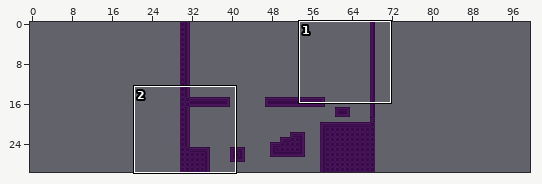
Tiled map (JSON), stored at rooms/level_1.tmj. Above, an overview of the earlier version with the close-up marked.
Close-up. As it was:
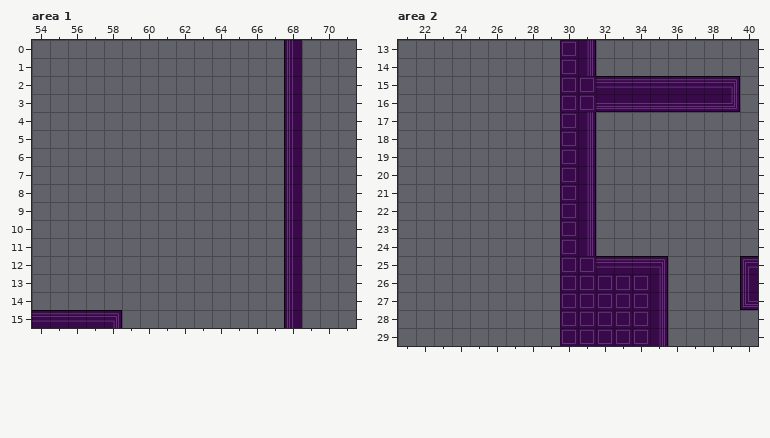
Cells are 128x128 px. Shown: area 1 x 54..71, y 0..15; area 2 x 21..40, y 13..29. The commit also changed other parts of the map, which this record leaves out. The old version is drawn lined up with the new one.
After:
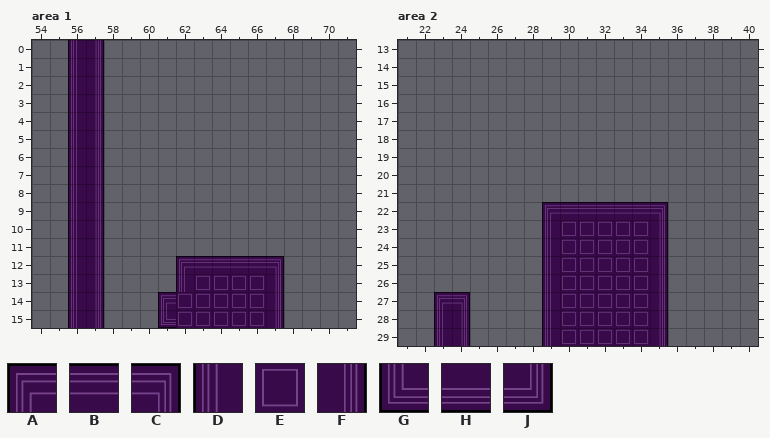
Key: from "wall_set": A 0, B 1, C 2, D 3, E 4, F 5, G 6, H 7, J 8.
_ is an empty cell, . an unchanged one.
What changed:
map size 39x30 -> 100x30 cells (old content now starts at 30,0; both pictures use the new coordinates)
--- layer "Tile Layer 1", area 1
@@ x 54..68 @@
- 0 ..__..........D
- 1 ..__..........D
- 2 ..__..........D
- 3 ..__..........D
- 4 ..__..........D
- 5 ..__..........D
- 6 ..__..........D
- 7 ..__..........D
- 8 ..__..........D
- 9 ..__..........D
-10 ..__..........D
-11 ..__..........D
-12 ..__....______D
-13 ..__....______D
-14 ..__..._______D
-15 BBBBC.._______D
+ 0 ..DF.........._
+ 1 ..DF.........._
+ 2 ..DF.........._
+ 3 ..DF.........._
+ 4 ..DF.........._
+ 5 ..DF.........._
+ 6 ..DF.........._
+ 7 ..DF.........._
+ 8 ..DF.........._
+ 9 ..DF.........._
+10 ..DF.........._
+11 ..DF.........._
+12 ..DF....ABBBBC_
+13 ..DF....DEEEEF_
+14 ..DF...AEEEEEF_
+15 __DF_..GEEEEEF_
--- layer "Tile Layer 1", area 2
@@ x 23..40 @@
-13 .......EF.........
-14 .......EF.........
-15 .......EEBBBBBBBC.
-16 .......EEHHHHHHHJ.
-17 .......EF.........
-18 .......EF.........
-19 .......EF.........
-20 .......EF.........
-21 .......EF.........
-22 ......_EF____.....
-23 ......_.F____.....
-24 ......_.F____.....
-25 ......_..BBBC....A
-26 ......_..........D
-27 __...._..........G
-28 __...._...........
-29 __...._...........
+13 .......__.........
+14 .......__.........
+15 .......__________.
+16 .......__________.
+17 .......__.........
+18 .......__.........
+19 .......__.........
+20 .......__.........
+21 .......__.........
+22 ......ABBBBBC.....
+23 ......D.EEEEF.....
+24 ......D.EEEEF.....
+25 ......D..EEEF...._
+26 ......D.........._
+27 AC....D.........._
+28 DF....D...........
+29 DF....D...........
Pixel boxes of the changes (left, top, right, bottom) in both close-ups:
changed: (32, 40, 122, 328)
changed: (158, 40, 302, 328)
changed: (542, 40, 740, 346)
removed: (740, 256, 758, 310)
added: (434, 292, 470, 346)
